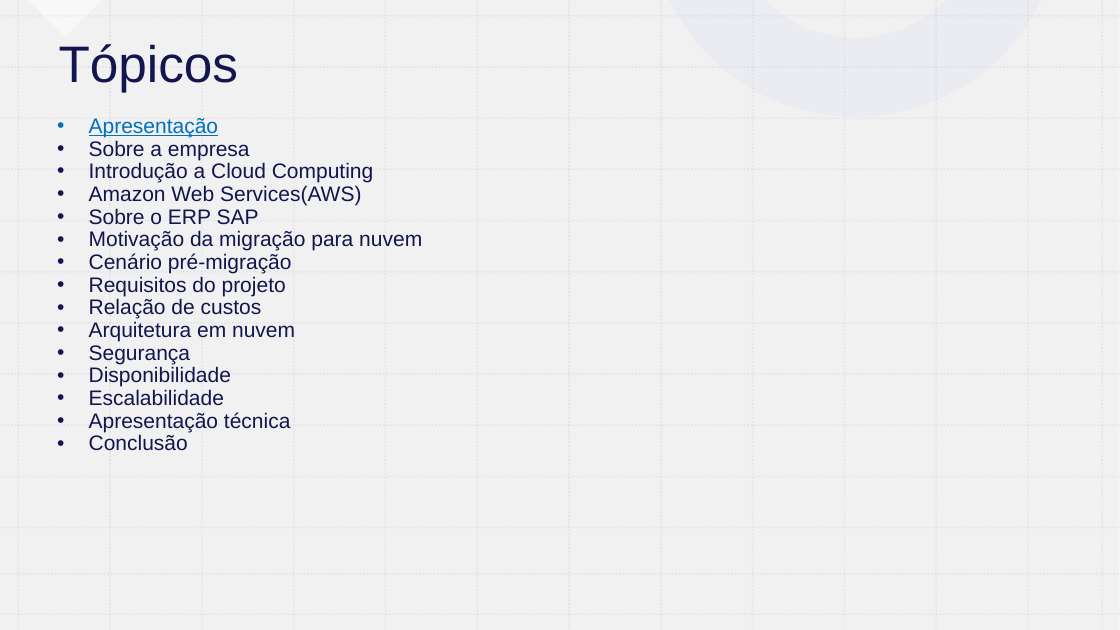
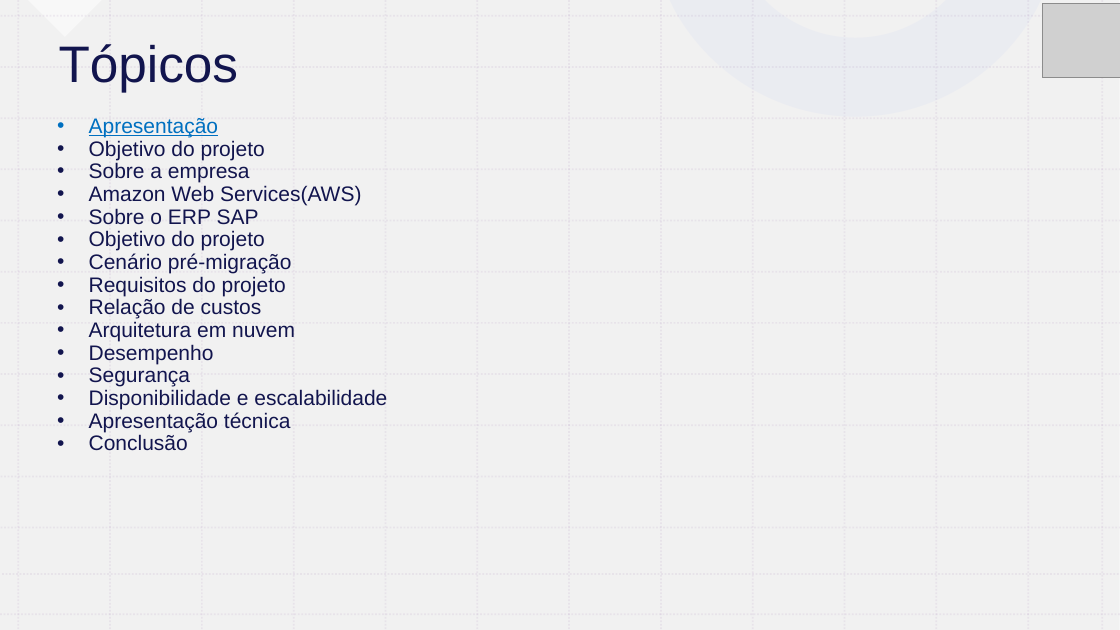
Before and after one commit to santanapuc/TCCLucas, a slide deck: slide 2 of Presentation.pptx. Drawn at 1120x630 pixels with LibreOffice and Linux fonts; fonts in the diff are those of the drawing; grey boxes stand for pictures. Boxes give left, top, right and bottom in pixels: in the first picture for what was removed or moved away, otherwise in the second. Text is boxed around its words. In the diff, an @@ line names an element or a change of style, - is before the commit and + after.

```diff
--- a/Presentation.pptx
+++ b/Presentation.pptx
@@ picture added at <box>1043,4,1120,78</box> @@
@@ text at <box>89,140,265,160</box>: paragraph added @@
+• Objetivo do projeto
@@ text at <box>89,162,373,183</box>: paragraph removed @@
-• Introdução a Cloud Computing
@@ text at <box>89,230,265,251</box>: text changed @@
-• Motivação da migração para nuvem
+• Objetivo do projeto
@@ text at <box>89,344,214,364</box>: paragraph added @@
+• Desempenho
@@ text at <box>89,389,387,410</box>: text changed @@
-• Disponibilidade
-• Escalabilidade
+• Disponibilidade e escalabilidade
```
Also in this commit, not shown: 2 other slides changed, 30 slides added, 13 other files.
